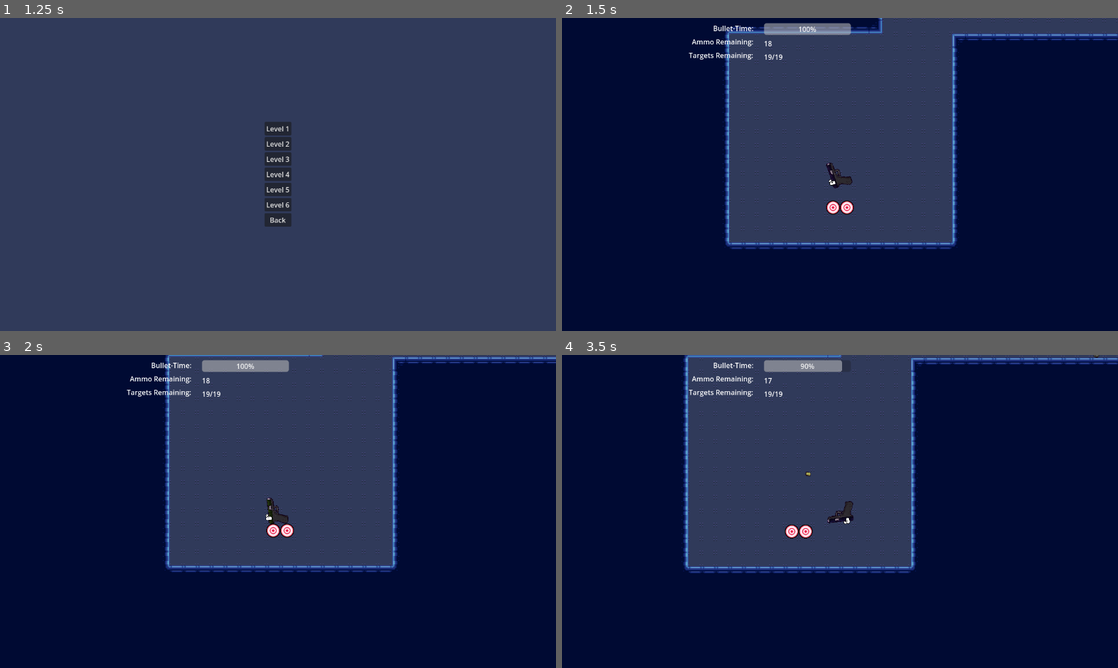
Above: before the commit, frames 1-4 (two rows, left to right).
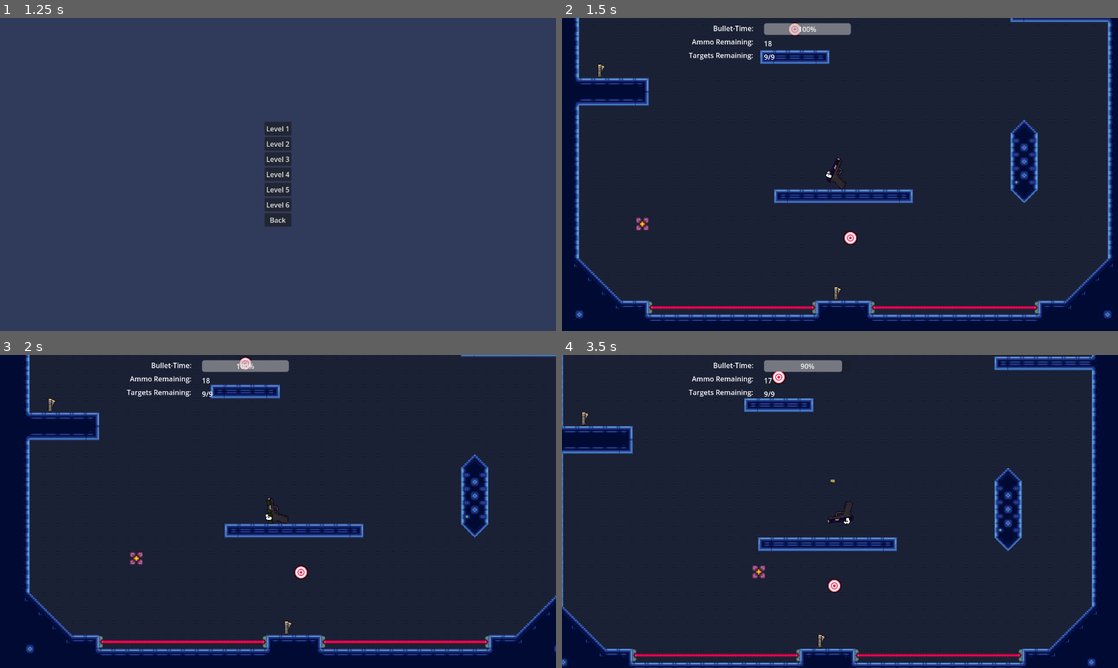
Above: after the commit, the same moments.

Repository: GamesFromANobody/JumpGun
Game: Godot game, scene res://Scenes/UI/main_menu.tscn
Two runs of this game, one before a commit and one after it. Both use one fixed random seed, a clock stepped at 60 frames per second and the inputs below. Video files are missing from this copy of the repository; at most half a second of black plays in their place. Sound files missing from this copy of the repository are replaced by a short silence.
Inputs (mouse positions are in pixels of both pictures, inside the frame that each line leads up to):
- Up to frame 1 (1.25 s): click "Level Select" at 0.5 s
- Up to frame 2 (1.5 s): click "Level 2" at 1.25 s
- Up to frame 3 (2 s): no input
- Up to frame 4 (3.5 s): move the mouse to (962, 495) at 2.02 s; hold Right mouse button (aimSlowdown) 2.03-2.78 s; move the mouse to (728, 527) at 2.77 s; click (728, 527) at 2.85 s

Frame 1 is identical in both runs. In frame 2, 87% of the frame differs, in the area x 1-100%, y 0-97%; in frame 3, 85%; in frame 4, 89%, in the area x 0-100%, y 0-100%.

Commit message:
level reorder
reordering levels

Diff:
--- a/jumpgun/Scripts/UI/level_select.gd
+++ b/jumpgun/Scripts/UI/level_select.gd
@@ -69,15 +69,15 @@
 
 
 func _on_lvl_02_pressed() -> void:
+	get_tree().change_scene_to_file("res://Scenes/Levels/level_Enzo01.tscn")
+
+
+func _on_lvl_03_pressed() -> void:
 	get_tree().change_scene_to_file("res://Scenes/Levels/FF00FF_01.tscn")
 
 
-func _on_lvl_03_pressed() -> void:
-	get_tree().change_scene_to_file("res://Scenes/Levels/level_Enzo01.tscn")
-
-
 func _on_lvl_04_pressed() -> void:
-	get_tree().change_scene_to_file("res://Scenes/Levels/level_godis_03_noammo.tscn")
+	get_tree().change_scene_to_file("res://Scenes/Levels/level_grodis_02_speed.tscn")
 
 
 func _on_lvl_05_pressed() -> void:
@@ -85,4 +85,4 @@
 
 
 func _on_lvl_06_pressed() -> void:
-	get_tree().change_scene_to_file("res://Scenes/Levels/level_grodis_02_speed.tscn")
+	get_tree().change_scene_to_file("res://Scenes/Levels/level_godis_03_noammo.tscn")
